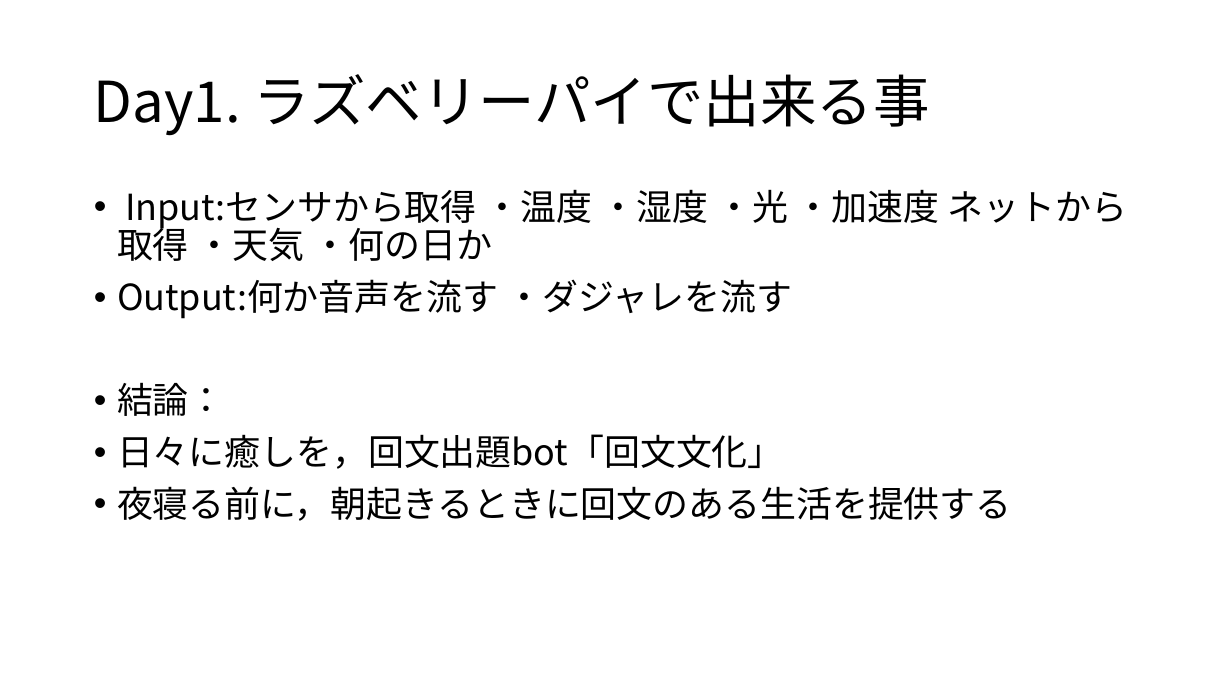
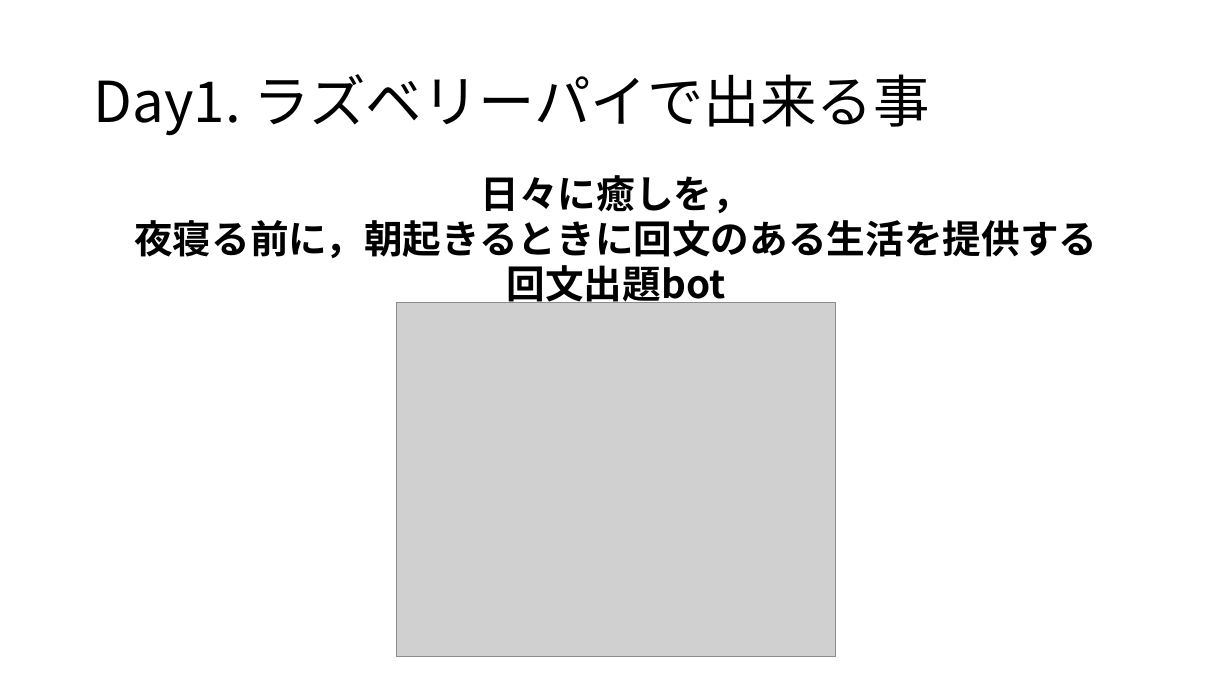
Before and after one commit to OptMist-Tokyo/experiment2018, a slide deck: slide 6 of Raspberry pi を焼こう.pptm (slide 4 before the commit). Drawn at 1232x693 pixels with LibreOffice and Linux fonts; fonts in the diff are those of the drawing; grey boxes stand for pictures. Boxes give left, top, right and bottom in pixels: in the first picture for what was removed or moved away, otherwise in the second. Text is boxed around its words. In the diff, an @@ line names an element or a change of style, - is before the commit and + after.

```diff
--- a/Raspberry pi を焼こう.pptm
+++ b/Raspberry pi を焼こう.pptm
@@ text added at <box>134,175,1097,303</box>, 30.1 pt, text #000000, bold @@
+日々に癒しを，
+夜寝る前に，朝起きるときに回文のある生活を提供する
+回文出題bot
@@ text removed at <box>117,189,1127,521</box> @@
-• Input:センサから取得 ・温度 ・湿度 ・光 ・加速度 ネットから取得 ・天気 ・何の日か
-• Output:何か音声を流す ・ダジャレを流す
-• 結論：
-• 日々に癒しを，回文出題bot「回文文化」
-• 夜寝る前に，朝起きるときに回文のある生活を提供する
@@ picture added at <box>397,302,836,656</box> @@
```
Also in this commit, not shown: 3 other slides changed, 1 slide added, 2 slides removed.
